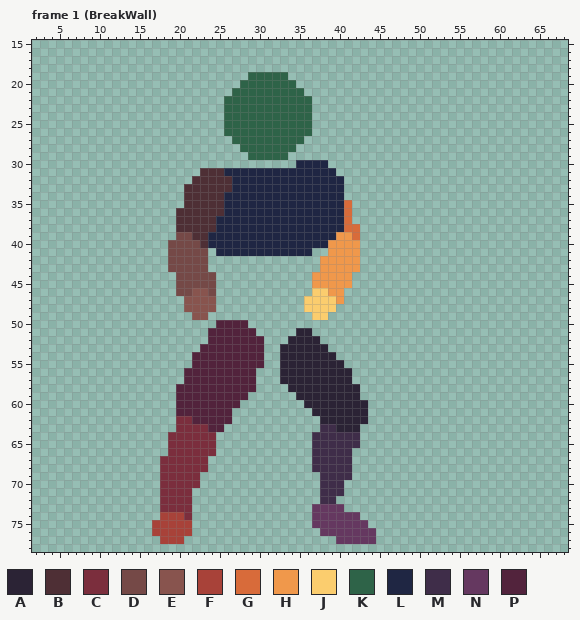
File history of a pixel-art file, Personal_Roberto/ASEPRITE/1. Liora/Liora_BreakWall.aseprite. The picture above is the old version.
80x80 pixels, 29 frames. Shown: frame 1 (BreakWall): x 2..68, y 15..78. The commit also changed other frames, which this record leaves out.
Palette (. is transparent): A #2b2335  B #4e2f35  C #7b2e3d  D #754947  E #88544e  F #a84239  G #d86b3a  H #f0984b  J #fbcd6e  K #2e6348  L #1f2643  M #3f2d49  N #653860  P #52233c
The result:
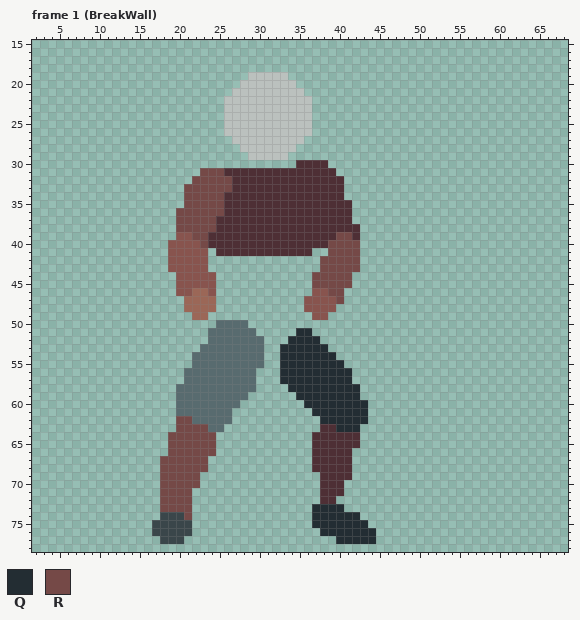
Colours new in this view: Q #232d33  R #754947
What changed:
@@ palette @@
-D #754947
+D #88544e
-E #88544e
+E #9b6757
-F #a84239
+F #3a464a
-K #2e6348
+K #bbc1be
-P #52233c
+P #586b6f
--- frame 1 (BreakWall)
@@ x 16..46 @@
 29 .............KKKKK.............
-30 ...................LLLL........
-31 .......BBBLLLLLLLLLLLLLL.......
-32 ......BBBBBLLLLLLLLLLLLLL......
-33 .....BBBBBBLLLLLLLLLLLLLL......
-34 .....BBBBBLLLLLLLLLLLLLLL......
-35 .....BBBBBLLLLLLLLLLLLLLLG.....
-36 ....BBBBBBLLLLLLLLLLLLLLLG.....
-37 ....BBBBBLLLLLLLLLLLLLLLLG.....
-38 ....BBBBBLLLLLLLLLLLLLLLLGG....
-39 ....DDBBLLLLLLLLLLLLLLLLHHG....
-40 ...DDDDBLLLLLLLLLLLLLLLHHHH....
-41 ...DDDDD.LLLLLLLLLLLL..HHHH....
-42 ...DDDDD..............HHHHH....
-43 ...DDDDD..............HHHHH....
-44 ....DDDDD............HHHHH.....
-45 ....DDDDD............HHHHH.....
-46 ....DDEED............JJHH......
-47 .....EEEE...........JJJJH......
-48 .....EEEE...........JJJJ.......
-49 ......EE.............JJ........
+30 ...................BBBB........
+31 .......RRRBBBBBBBBBBBBBB.......
+32 ......RRRRRBBBBBBBBBBBBBB......
+33 .....RRRRRRBBBBBBBBBBBBBB......
+34 .....RRRRRBBBBBBBBBBBBBBB......
+35 .....RRRRRBBBBBBBBBBBBBBBB.....
+36 ....RRRRRRBBBBBBBBBBBBBBBB.....
+37 ....RRRRRBBBBBBBBBBBBBBBBB.....
+38 ....RRRRRBBBBBBBBBBBBBBBBBB....
+39 ....DDRRBBBBBBBBBBBBBBBBRRB....
+40 ...DDDDRBBBBBBBBBBBBBBBRRRR....
+41 ...DDDDD.BBBBBBBBBBBB..RRRR....
+42 ...DDDDD..............RRRRR....
+43 ...DDDDD..............RRRRR....
+44 ....DDDDD............RRRRR.....
+45 ....DDDDD............RRRRR.....
+46 ....DDEED............DDRR......
+47 .....EEEE...........DDDDR......
+48 .....EEEE...........DDDD.......
+49 ......EE.............DD........
 50 .........PPPP..................
-51 ........PPPPPP.....AA..........
-52 ........PPPPPPP...AAAA.........
-53 .......PPPPPPPP..AAAAAA........
-54 ......PPPPPPPPP..AAAAAAA.......
-55 ......PPPPPPPPP..AAAAAAAA......
-56 .....PPPPPPPPP...AAAAAAAAA.....
-57 .....PPPPPPPPP...AAAAAAAAA.....
-58 ....PPPPPPPPPP....AAAAAAAAA....
-59 ....PPPPPPPPP......AAAAAAAA....
-60 ....PPPPPPPP........AAAAAAAA...
-61 ....PPPPPPP..........AAAAAAA...
-62 ....CCPPPPP...........AAAAAA...
-63 ....CCCCPP............MMAAA....
-64 ...CCCCCC............MMMMMM....
-65 ...CCCCCC............MMMMMM....
-66 ...CCCCCC............MMMMM.....
-67 ..CCCCCC.............MMMMM.....
-68 ..CCCCCC.............MMMMM.....
-69 ..CCCCC...............MMMM.....
-70 ..CCCCC...............MMM......
-71 ..CCCC................MMM......
-72 ..CCCC................MM.......
-73 ..CCCC...............NNNN......
-74 ..FFFC...............NNNNNN....
-75 .FFFFF...............NNNNNNN...
-76 .FFFFF................NNNNNNN..
-77 ..FFF...................NNNNN..
+51 ........PPPPPP.....QQ..........
+52 ........PPPPPPP...QQQQ.........
+53 .......PPPPPPPP..QQQQQQ........
+54 ......PPPPPPPPP..QQQQQQQ.......
+55 ......PPPPPPPPP..QQQQQQQQ......
+56 .....PPPPPPPPP...QQQQQQQQQ.....
+57 .....PPPPPPPPP...QQQQQQQQQ.....
+58 ....PPPPPPPPPP....QQQQQQQQQ....
+59 ....PPPPPPPPP......QQQQQQQQ....
+60 ....PPPPPPPP........QQQQQQQQ...
+61 ....PPPPPPP..........QQQQQQQ...
+62 ....RRPPPPP...........QQQQQQ...
+63 ....RRRRPP............BBQQQ....
+64 ...RRRRRR............BBBBBB....
+65 ...RRRRRR............BBBBBB....
+66 ...RRRRRR............BBBBB.....
+67 ..RRRRRR.............BBBBB.....
+68 ..RRRRRR.............BBBBB.....
+69 ..RRRRR...............BBBB.....
+70 ..RRRRR...............BBB......
+71 ..RRRR................BBB......
+72 ..RRRR................BB.......
+73 ..RRRR...............QQQQ......
+74 ..FFFR...............QQQQQQ....
+75 .FFFFF...............QQQQQQQ...
+76 .FFFFF................QQQQQQQ..
+77 ..FFF...................QQQQQ..
 78 ...............................
